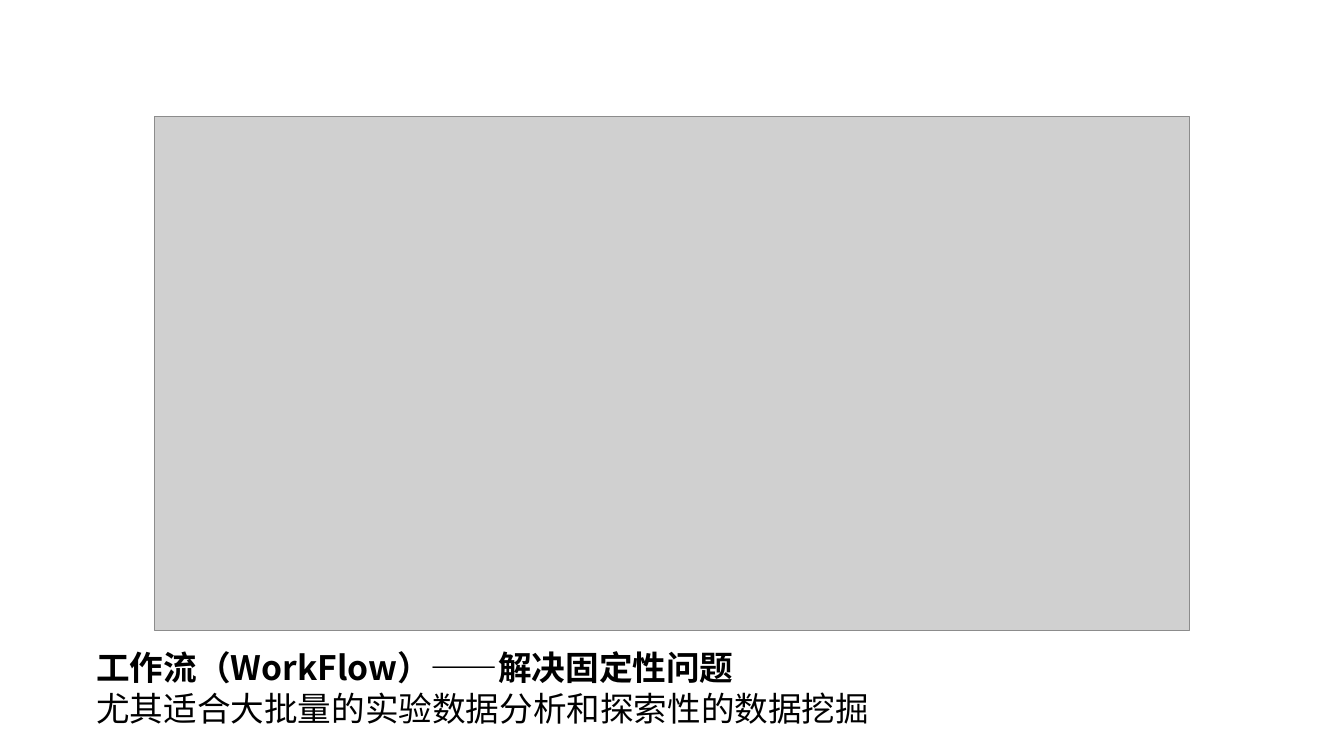
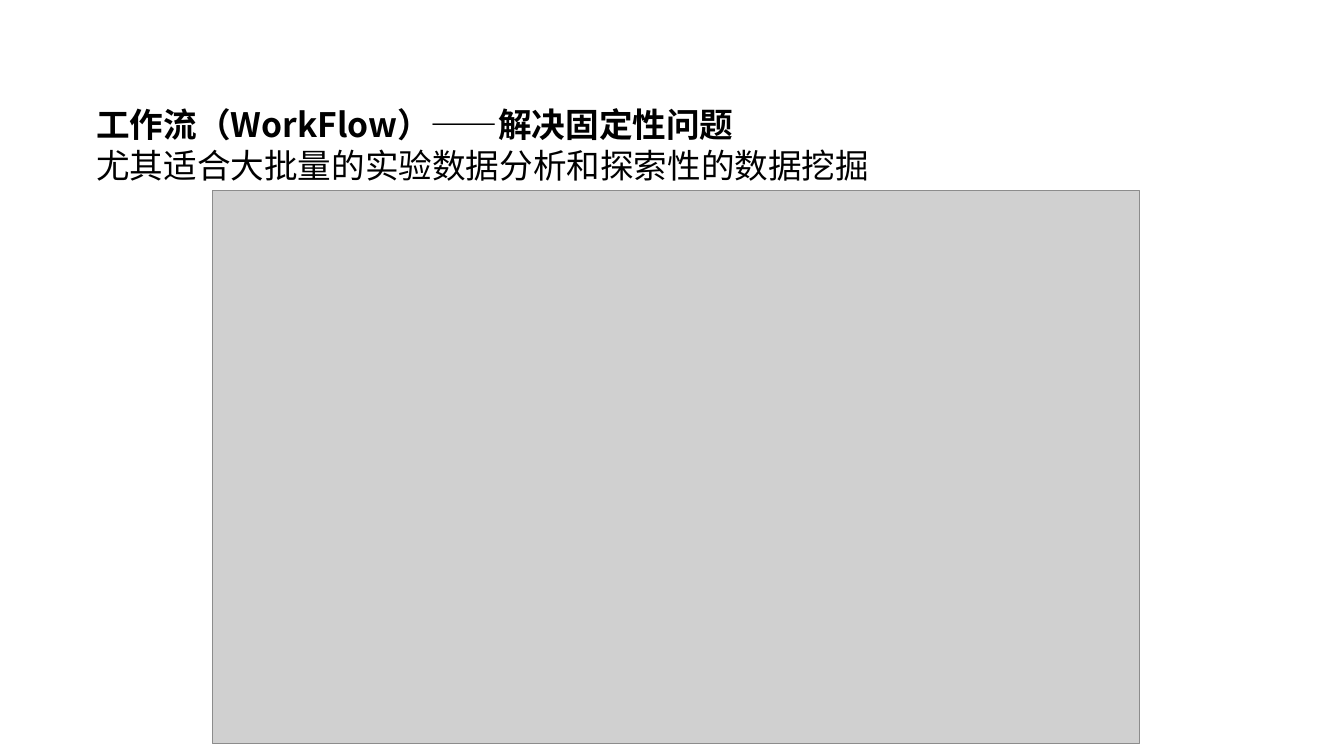
Before and after one commit to czyt1988/data-workbench, a slide deck: slide 9 of doc/DataWorkFlow-chart.pptx (slide 8 before the commit). Drawn at 1344x756 pixels with LibreOffice and Linux fonts; fonts in the diff are those of the drawing; grey boxes stand for pictures. Boxes give left, top, right and bottom in pixels: in the first picture for what was removed or moved away, otherwise in the second. Text is boxed around its words. In the diff, an @@ line names an element or a change of style, - is before the commit and + after.

```diff
--- a/doc/DataWorkFlow-chart.pptx
+++ b/doc/DataWorkFlow-chart.pptx
@@ text "工作流（WorkFlow）——解决固定性问题": place and size @@
-text "工作流（WorkFlow）——解决固定性问题" at bbox=[96, 651, 869, 724]
+text "工作流（WorkFlow）——解决固定性问题" at bbox=[96, 108, 869, 181]
@@ picture: place and size @@
-picture at bbox=[154, 117, 1191, 630]
+picture at bbox=[213, 191, 1140, 744]
```
Also in this commit, not shown: 8 other slides changed, 5 slides added, 1 slide removed, 25 other files.
